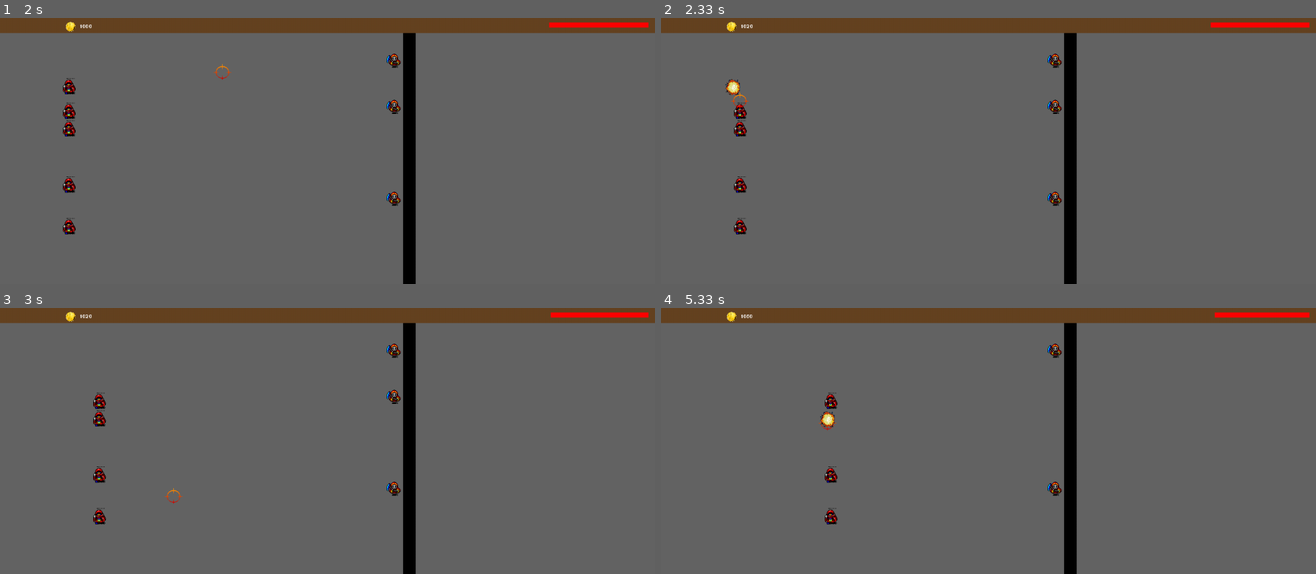
Above: before the commit, frames 1-4 (two rows, left to right).
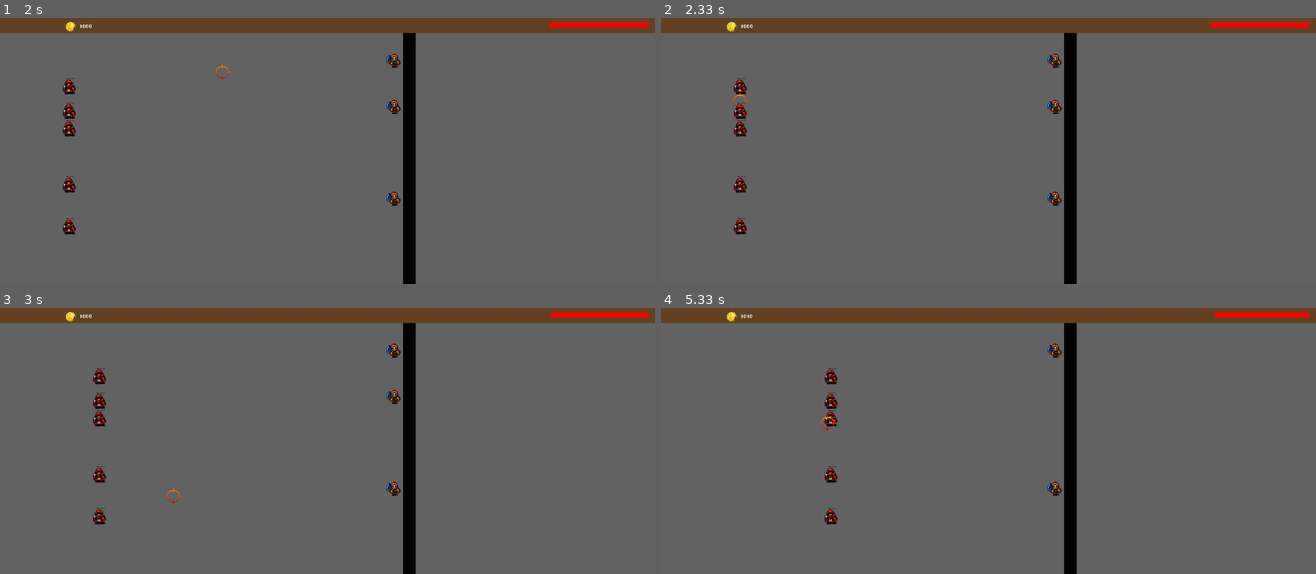
Above: after the commit, the same moments.

Repository: VictorCazin/victor-shooter
Game: pygame game, started from main.py
The game is run twice, just before and just after one commit, with the same random seed, the same clock (stepped at 60 frames per second) and the same inputs. The source is Python 2; it was converted automatically to run under Python 3.
Inputs (mouse positions are in pixels of both pictures, inside the frame that each line leads up to):
- Up to frame 1 (2 s): click (327, 151) at 0.38 s; click (124, 212) at 0.72 s; click (340, 60) at 1.05 s; click (327, 182) at 1.38 s; click (222, 63) at 1.72 s
- Up to frame 2 (2.33 s): click (739, 92) at 2.08 s
- Up to frame 3 (3 s): click (556, 491) at 2.55 s; click (170, 486) at 2.88 s
- Up to frame 4 (5.33 s): click (890, 518) at 3.22 s; click (1126, 406) at 3.55 s; click (1217, 438) at 3.88 s; click (1106, 531) at 4.22 s; click (857, 483) at 4.55 s; click (1047, 395) at 4.88 s; click (824, 414) at 5.22 s

Frame 1 is identical in both runs. In frame 2, 0.2% of the frame differs, in the area x 9-14%, y 2-29%; in frame 3, less than 0.1%; in frame 4, 0.2%, in the area x 13-27%, y 2-45%.

Commit message:
Gestion des points de vie des unit et degat des weapons

Diff:
--- a/main.py
+++ b/main.py
@@ -81,7 +81,7 @@
     barrier = Barrier()
     others.add(barrier)
 
-    weapon = Weapon()
+    weapon = SimpleGun()
     others.add(weapon)
 
 
@@ -116,11 +116,12 @@
             elif event.type == MOUSEBUTTONDOWN:
                 for unit in pygame.sprite.spritecollide(weapon, units, 0):
                     if weapon.touch(unit):
-                        unit.touched()
-                        gold = gold + unit.gold
-                        goldcounter.gold = gold
-                        others.add(Killed(unit.rect.center))
-                        unit.kill()
+                        unit.touched(weapon.damage)
+                        if (unit.health <= 0):
+                            gold = gold + unit.gold
+                            goldcounter.gold = gold
+                            others.add(Killed(unit.rect.center))
+                            unit.kill()
 
             elif event.type == MOUSEBUTTONUP:
                 weapon.unpunch()
--- a/menu.py
+++ b/menu.py
@@ -63,9 +63,3 @@
         self.textpos = self.text.get_rect()
         self.textpos.center= ( self.rect.centerx + 1.5 * self.rect.width,
                                self.rect.centery)
-
-    def draw(self, surface):
-        print 'test'
-        #pygame.sprite.Sprite.draw(self, surface)
-        surface_blit = self.surface.blit
-        self.surface_blit(self.text, self.textpos)
--- a/unit.py
+++ b/unit.py
@@ -57,7 +57,9 @@
             self._walk()
 
     def _walk(self):
-        "move the creep"
+        """
+            move the creep
+        """
         newpos = self.rect.move((self.speed,0))
 
         if newpos.right >= BARRIERE:
@@ -69,9 +71,12 @@
 
 
 
-    def touched(self):
-        "this will cause the monkey to start spinning"
+    def touched(self, damage):
+        """
+            called when the unit is hit
+        """
         print 'touched'
+        self.health = self.health - damage
 
 
 
@@ -82,17 +87,15 @@
        Animation when a creep is killed
     """
     def __init__(self, position):
-
         pygame.sprite.Sprite.__init__(self) #call Sprite intializer
         self.image, self.rect = load_image('explosion.bmp', colorkey=-1)
         screen = pygame.display.get_surface()
         self.area = screen.get_rect()
         self.rect.center = position
-        self.compteur = 15
+        self.compteur = 15 # How much time the animation stays on screen
 
 
     def update(self):
-        "walk or spin, depending on the monkeys state"
         if (self.compteur == 0):
             self.kill()
         else:
@@ -119,7 +122,7 @@
     def __init__(self, position=None):
         self.image, self.rect = load_image('mage.bmp', colorkey=-1)
         Creep.__init__(self, position)
-        self.health  = 50
+        self.health  = 30
         self.speed   = 1
         self.damage  = DPS(3)
         self.gold    = 20
--- a/weapon.py
+++ b/weapon.py
@@ -44,3 +44,10 @@
     def unpunch(self):
         "called to pull the cursor back"
         self.punching = 0
+
+
+class SimpleGun(Weapon):
+    """moves a clenched cursor on the screen, following the mouse"""
+    def __init__(self):
+        Weapon.__init__(self)
+        self.damage = 10
Not shown, changed: .gitignore
